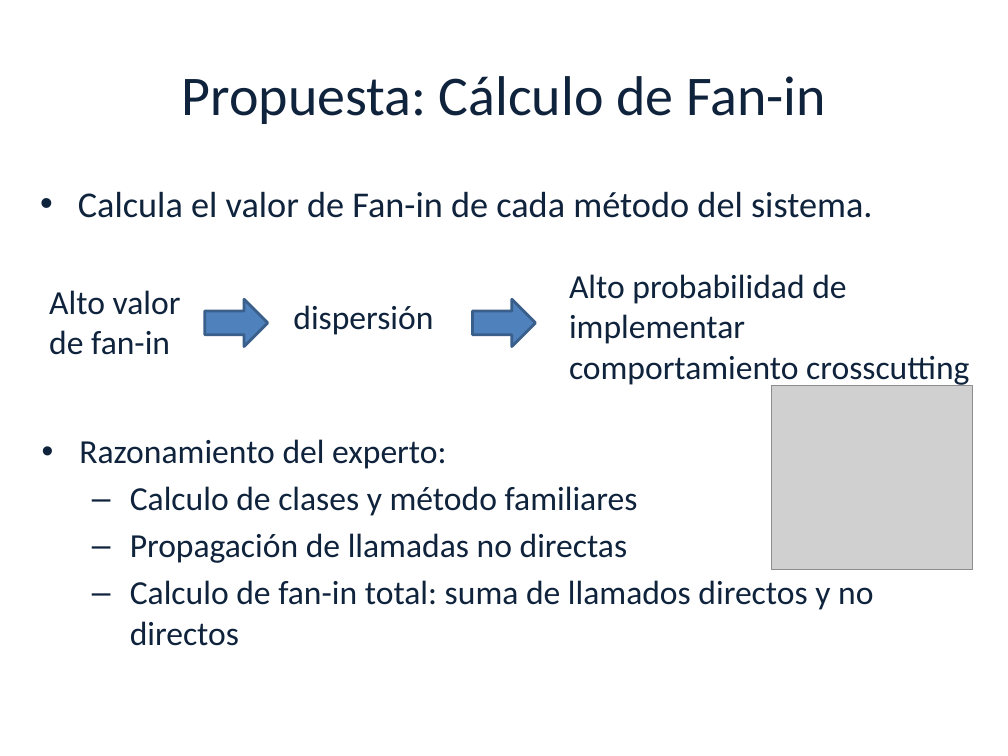
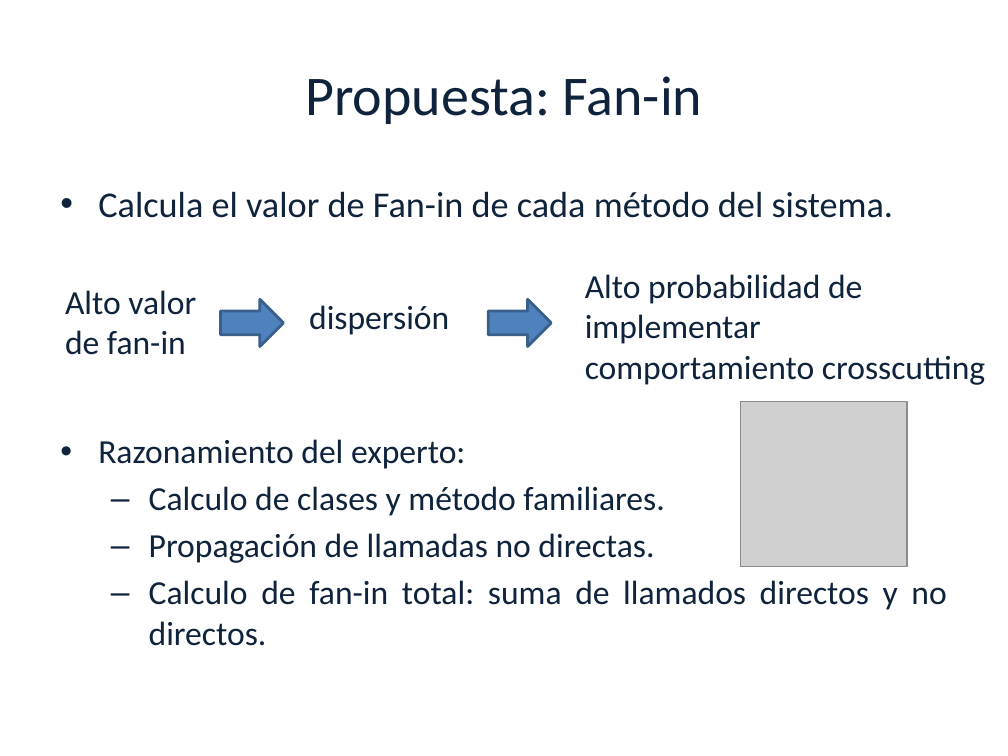
Before and after one commit to luciamasolaP/proyectofinal-informe, a slide deck: slide 18 of presentacion/Aspect Mining2-primera parte.pptx. Drawn at 1008x756 pixels with LibreOffice and Linux fonts; fonts in the diff are those of the drawing; grey boxes stand for pictures; background and template pictures are left out. Boxes give left, top, right and bottom in pixels: in the first picture for what was removed or moved away, otherwise in the second. Text is boxed around its words. In the diff, an @@ line names an element or a change of style, - is before the commit and + after.

```diff
--- a/presentacion/Aspect Mining2-primera parte.pptx
+++ b/presentacion/Aspect Mining2-primera parte.pptx
@@ title at (x1=305, y1=76, x2=703, y2=124): text changed @@
-Propuesta: Cálculo de Fan-in
+Propuesta: Fan-in
@@ text "Calcula el valor de Fan-in ..." moved from (x1=78, y1=191, x2=873, y2=218) to (x1=98, y1=191, x2=894, y2=218) @@
@@ text "Calcula el valor de Fan-in ..." at (x1=98, y1=191, x2=894, y2=218): alignment left to justified @@
@@ 3 texts, 2 right arrows moved together from (x1=49, y1=274, x2=969, y2=387) to (x1=65, y1=274, x2=985, y2=385) @@
@@ picture resized from (x1=772, y1=386, x2=973, y2=570) to (x1=740, y1=401, x2=906, y2=566) @@
@@ text "Razonamiento del experto:" moved from (x1=79, y1=439, x2=873, y2=646) to (x1=98, y1=439, x2=946, y2=646) @@
@@ text at (x1=98, y1=439, x2=465, y2=469): alignment left to justified @@
@@ text at (x1=149, y1=486, x2=946, y2=646): text changed @@
-  – Calculo de clases y método familiares
-  – Propagación de llamadas no directas
-  – Calculo de fan-in total: suma de llamados directos y no directos
+  – Calculo de clases y método familiares.
+  – Propagación de llamadas no directas.
+  – Calculo de fan-in total: suma de llamados directos y no directos.
```
Also in this commit, not shown: 16 other slides changed.
